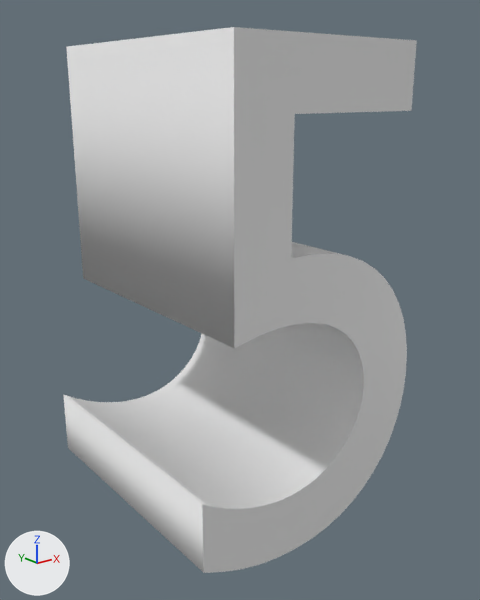
The Blender file objects/5.blend as it was, and as the next commit left it.
One viewpoint serves both versions: a 50 mm camera at (-5.34, -11.72, 9.28) aimed at (3.82, -0.27, 4.69). The axes (+X, +Y, +Z) are drawn at lower left. The lights are the same throughout. Text is drawn in Blender's own font.

Script lines for the objects in view, before the commit:
```python
txt_texto = bpy.data.curves.new('Texto', 'FONT')
txt_texto.body = '5'
txt_texto.extrude = 3.0
ob_texto = bpy.data.objects.new('Texto', txt_texto)
ob_texto.location = (0.0, 0.0, 0.0)
ob_texto.rotation_euler = (1.571, 0.0, 0.0)  # degrees (90, 0, 0)
ob_texto.scale = (15.0, 15.0, 1.0)
```
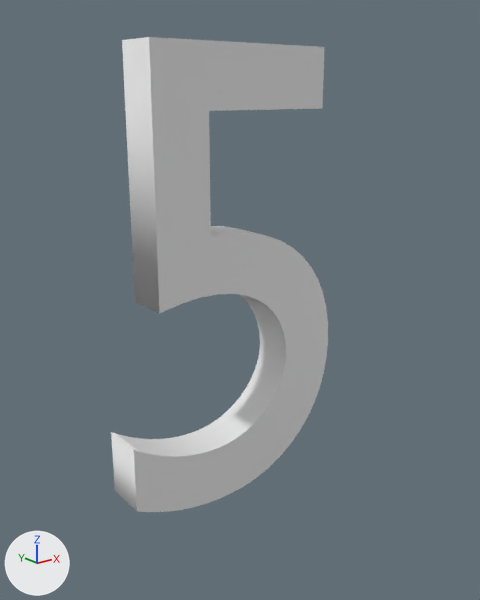
What differs and where, as boxes [x1, y1, x2, y2] in the pictures (480 x 600 px):
'Texto', reshaped (39% narrower, 13% shorter)
    before: [63, 27, 417, 573]
    after: [111, 37, 328, 512]

The edits, one by one:
In text 'Texto' (txt_texto), extrude goes from 3.0 to 0.5.
